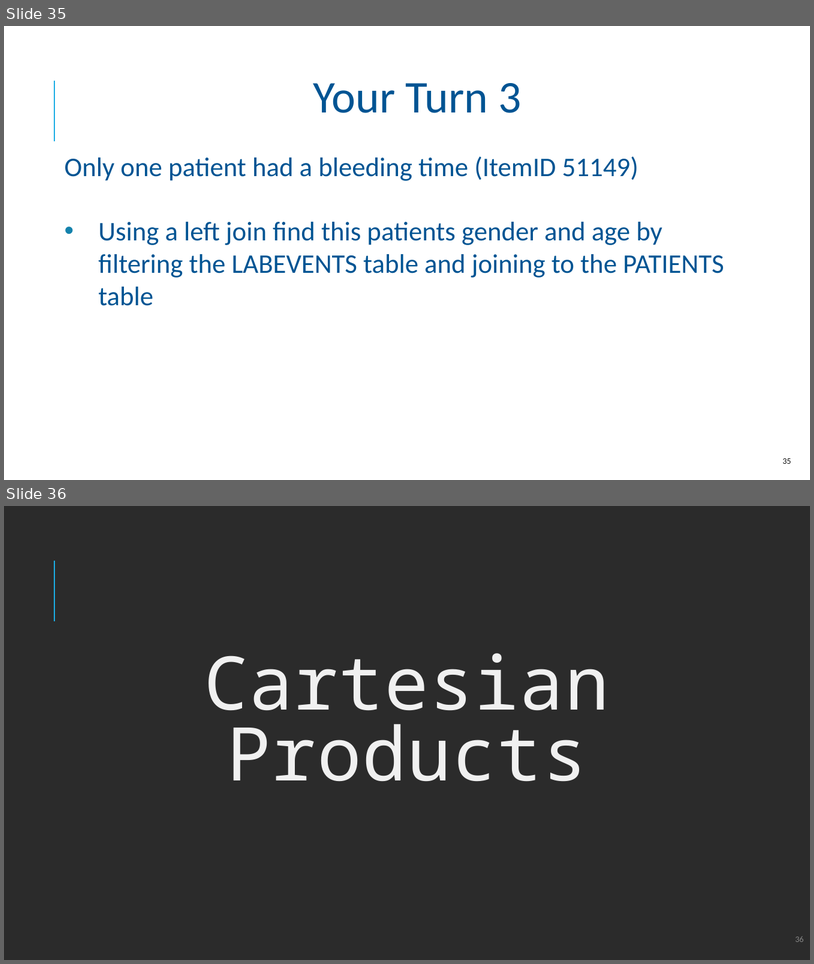
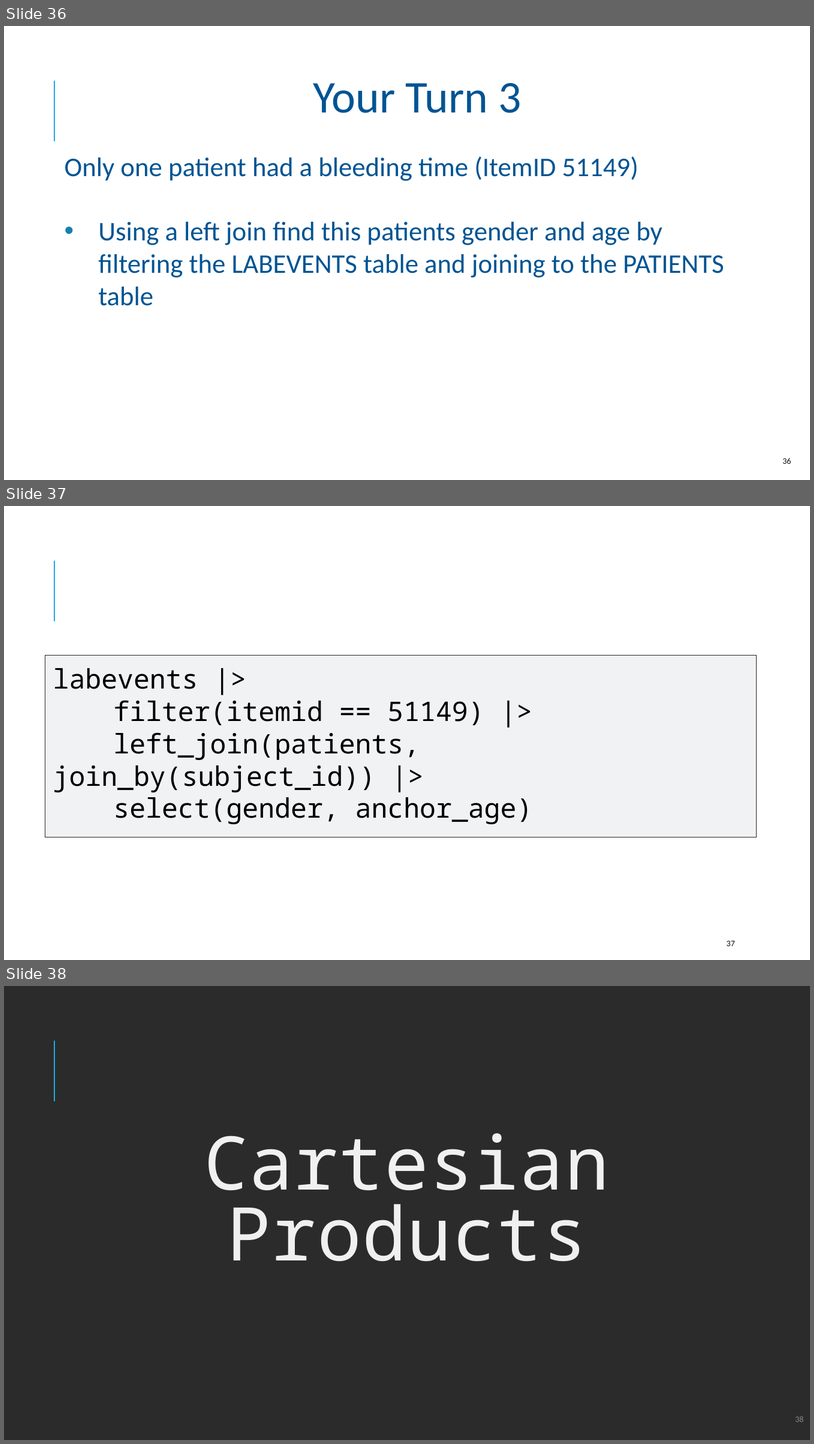
Before and after one commit to amromeo/api_r_int_db_24, a slide deck: presentations/03 - Joins.pptx. Shown one above the other, each under a label of ours: slides 35 and 36 before the commit, slides 36, 37 and 38 after it. The pictures are 814x964 and 814x1444 pixels, drawn with LibreOffice and Linux fonts; fonts in the diff are those of the drawing; background and template pictures are left out; a plain dark background stands for a picture behind light text. Boxes give left, top, right and bottom in pixels: in the first picture for what was removed or moved away, otherwise in the second. Text is boxed around its words. In the diff, an @@ line names an element or a change of style, - is before the commit and + after.

```diff
--- a/presentations/03 - Joins.pptx
+++ b/presentations/03 - Joins.pptx
@@ slide 37 added at box(4, 506, 810, 960), background #FFFFFF; not listed: 1 template element that a slide beside it also shows @@
@@ freeform shape added at box(45, 655, 757, 837), fill #F0F2F4, outline #262626 0.75 pt @@
@@ text added at box(53, 668, 533, 824), 32 pt, text #000000 @@
+labevents |>
+filter(itemid == 51149) |>
+left_join(patients, join_by(subject_id)) |>
+select(gender, anchor_age)
@@ page number added at box(727, 940, 735, 946), 10 pt, text #0D0D0D @@
+37
@@ what was slide 35 is now slide 36 @@
@@ what was slide 36 is now slide 38 @@
```
Also in this commit, not shown: 11 slides changed, 2 other slides added.
